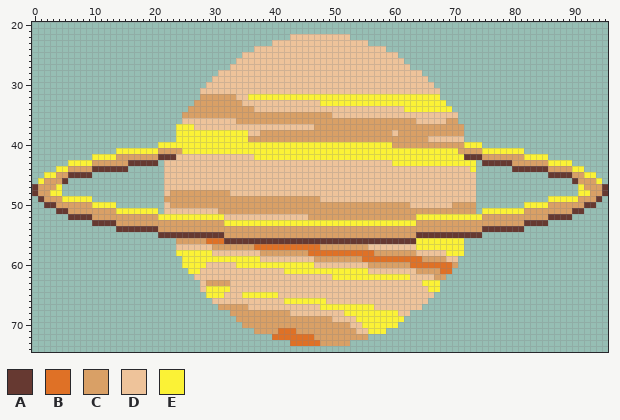
One commit to this pixel-art file: Aseprite/saturn.ase. Above: the version before the commit.
96x96 pixels, 1 frame. Shown: x 0..95, y 20..74.
Palette (. is transparent): A #663931  B #df7126  C #d9a066  D #eec39a  E #fbf236
Pixels before, first column x 0:
22 ...........................................DDDDDDDDDD...........................................
23 ........................................DDDDDDDDDDDDDDDD........................................
24 .....................................DDDDDDDDDDDDDDDDDDDDDD.....................................
25 ...................................DDDDDDDDDDDDDDDDDDDDDDDDDD...................................
26 ..................................DDDDDDDDDDDDDDDDDDDDDDDDDDDD..................................
27 .................................DDDDDDDDDDDDDDDDDDDDDDDDDDDDDD.................................
28 ...............................DDDDDDDDDDDDDDDDDDDDDDDDDDDDDDDDDD...............................
29 ..............................DDDDDDDDDDDDDDDDDDDDDDDDDDDDDDDDDDDD..............................
30 .............................DDDDDDDDDDDDDDDDDDDDDDDDDDDDDDDDDDDDDD.............................
31 ............................DDDDDDDDDDDDDDDDDDDDDDDDDDDDDDDDDDDDDDDD............................
32 ............................CCCCCCDDEEEEEEEEEEEEEEEEEEEEEEEEEEEEEEEE............................
33 ...........................CCCCCCCCDDDDDDDDDDDDDEEEEEEEEEEEEEEEEEEEEE...........................
34 ..........................CCCCCCCCCCCDDDDDDDDDDDDDDDDDDDDDDDDDEEEEEEEE..........................
35 .........................CCCCCCCCCCCCCCCCCCCCCCCCCDDDDDDDDDDDDDDDDDDDDD.........................
36 .........................DDDDDDDDDCCCCCCCCCCCCCCCCCCCCCCCCCCCCCCDDDDDCC.........................
37 ........................EEEDDDDDDDDDDDDDDDDDDDDCCCCCCCCCCCCCCCCCCCCCCCCC........................
38 ........................EEEEEEEEEEEEDDCCCCCCCCCCCCCCCCCCCCCCDCCCCCCCCCCC........................
39 ........................EEEEEEEEEEEECCCCCCCCCCCCCCCCCCCCCCCCCCCCCCDDDDDD........................
40 .....................EEEEEEEEEEEEEEEEEEEEEEEEEEEEEEEEEEEEEEECCCCCCCCCCCCEEE.....................
41 ..............EEEEEEECCCCEEEEEEEEEEEEEEEEEEEEEEEEEEEEEEEEEEEEEEEEEEEEEECCCCEEEEEEE..............
42 ..........EEEECCCCCCCAAADDDDDDDDDDDDDEEEEEEEEEEEEEEEEEEEEEEEEEEEEEEEEEEEAAACCCCCCCEEEE..........
43 ......EEEECCCCCCAAAAA.DDDDDDDDDDDDDDDDDDDDDDDDDDDDDDDDDDDDDDEEEEEEEEEEEEEE.AAAAACCCCCCEEEE......
44 ....EECCCCAAAAAA......DDDDDDDDDDDDDDDDDDDDDDDDDDDDDDDDDDDDDDDDDDDDDDDDDDDE......AAAAAACCCCEE....
45 ..EECCAAAA............DDDDDDDDDDDDDDDDDDDDDDDDDDDDDDDDDDDDDDDDDDDDDDDDDDDD............AAAACCEE..
46 .ECCCA................DDDDDDDDDDDDDDDDDDDDDDDDDDDDDDDDDDDDDDDDDDDDDDDDDDDD................ACCCE.
47 ACCCE.................DDDDDDDDDDDDDDDDDDDDDDDDDDDDDDDDDDDDDDDDDDDDDDDDDDDD.................ECCCA
48 ACCEE.................DCCCCCCCCCCDDDDDDDDDDDDDDDDDDDDDDDDDDDDDDDDDDDDDDDDD.................EECCA
49 .ACCCEEEEE............CCCCCCCCCCCCCCCCCCCCCCCCCCDDDDDDDDDDDDDDDDDDDDDDDDDD............EEEEECCCA.
50 ..AACCCCCCEEEE........DCCCCCCCCCCCCCCCCCCCCCCCCCCCCCCCCCCCCCCCCDDDDDDDCCCC........EEEECCCCCCAA..
51 ....AACCCCCCCCEEEEEEE.DDDDDDDDDCCCCCCCCCCCCCCCCCCCCCCCCCCCCCCCCCCCCCCCCCCC.EEEEEEECCCCCCCCAA....
52 ......AAAACCCCCCCCCCCEEEEEEEEEEEDDDDDDDDDDDDDDCCCCCCCCCCCCCCCCCCEEEEEEEEEEECCCCCCCCCCCAAAA......
53 ..........AAAACCCCCCCCCCCCCCCCCCEEEEEEEEEEEEEEEEEEEEEEEEEEEEEEEECCCCCCCCCCCCCCCCCCAAAA..........
54 ..............AAAAAAACCCCCCCCCCCCCCCCCCCCCCCCCCCCCCCCCCCCCCCCCCCCCCCCCCCCCCAAAAAAA..............
55 .....................AAAAAAAAAAACCCCCCCCCCCCCCCCCCCCCCCCCCCCCCCCAAAAAAAAAAA.....................
56 ........................CCCCCBBBAAAAAAAAAAAAAAAAAAAAAAAAAAAAAAAAEEEEEEEE........................
57 ........................DDDDDDCCCCCCCBBBBBBBBBBBCCCCCCCCDDDDDDDDEEEEEEEE........................
58 ........................EEEEEEDDDDDDDDCCCCCCCCBBBBBBBBBBBCCCCCCCDDDDDEEE........................
59 .........................EEEEEEEEEEEEEDDDDDDDDDCCCCCCCCBBBBBBBBBBCCCCDD.........................
60 .........................EEEEDDDDDEEEEEEEEEEEEEDDDDDDDDDCCCCCCCBBBBBBBC.........................
61 ..........................EEDDDDDDDDDDDDDDEEEEEEEEEEEEEEDDDDDDDDCCCCBB..........................
62 ...........................DDDDDDDDDDDDDDDDDDDDDDDEEEEEEEEEEEEEDDDDCC...........................
63 ............................DCCCCDDDDDDDDDDDDDDDDDDDDDDDDDDDDDDDDEEE............................
64 ............................DEEEEDDDDDDDDDDDDDDDDDDDDDDDDDDDDDDDDDEE............................
65 .............................EEEDDDEEEEEEDDDDDDDDDDDDDDDDDDDDDDDDDD.............................
66 ..............................DDDDDDDDDDDDEEEEEEEDDDDDDDDDDDDDDDDD..............................
67 ...............................CCCCCDDDDDDDDDDDDEEEEEEEEEDDDDDDDD...............................
68 .................................CCCCCCCCCCDDDDDDDDDEEEEEEEEEDD.................................
69 ..................................CCCCCCCCCCCCCCCCDDDDEEEEEEEE..................................
70 ...................................CCCCCCCCCCCCCCCCCCDDEEEEEE...................................
71 .....................................CCCCBBBCCCCCCCCCCDDEEE.....................................
72 ........................................BBBBBBBCCCCCCCCC........................................
73 ...........................................BBBBBCCCCC...........................................
Once edited:
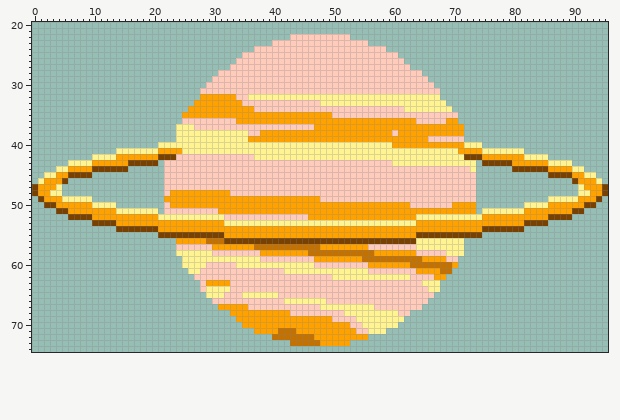
From old to new:
colour A: #663931 -> #794100
colour B: #df7126 -> #c37100
colour C: #d9a066 -> #ffa200
colour D: #eec39a -> #ffcbba
colour E: #fbf236 -> #fff392
